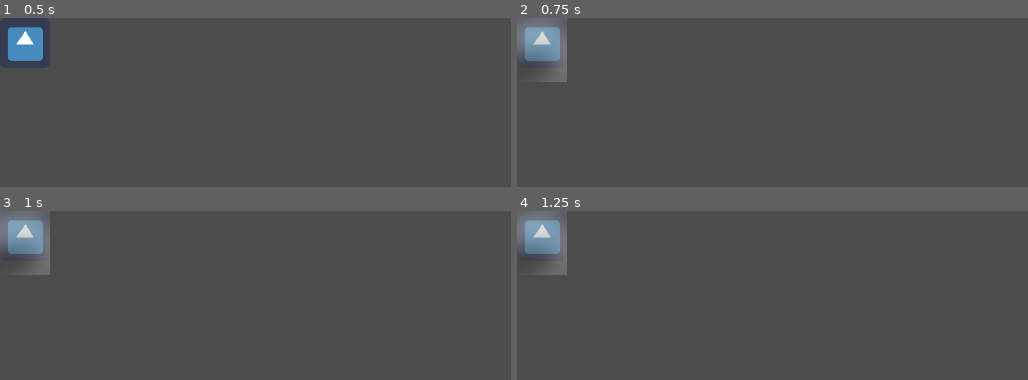
Above: before the commit, frames 1-4 (two rows, left to right).
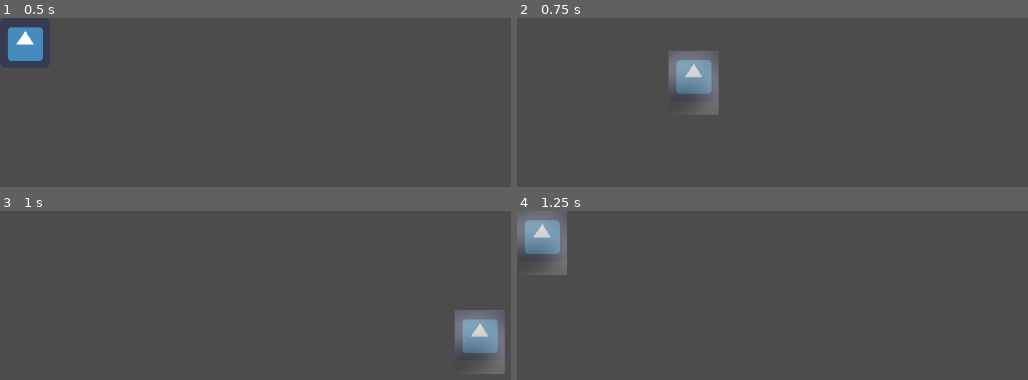
Above: after the commit, the same moments.

Repository: Koumarin/file-manager
Game: Godot game, scene res://scn/icon.tscn
The game is run twice, just before and just after one commit, with the same random seed, the same clock (stepped at 60 frames per second) and the same inputs. This scene is started directly instead of the project's main scene. The engine's default icon, where the game draws it, is replaced by a stand-in: a white triangle on a blue panel in a dark square.
Inputs (mouse positions are in pixels of both pictures, inside the frame that each line leads up to):
- Up to frame 1 (0.5 s): no input
- Up to frame 2 (0.75 s): tap Enter at 0.5 s; drag from (542, 50) to (997, 149) at 0.52 s
- Up to frame 3 (1 s): no input
- Up to frame 4 (1.25 s): no input

Frame 1 is identical in both runs. In frame 2, 5.5% of the frame differs, in the area x 0-40%, y 0-57%; in frame 3, 5.5%, in the area x 0-99%, y 0-97%; in frame 4, nothing differs.

Commit message:
add icon dragging

Diff:
--- a/scn/icon.tscn
+++ b/scn/icon.tscn
@@ -10,12 +10,18 @@
 
 var is_directory: bool = false
 
-var file_path := ''
+var _dragging := false
+var _selected := false
 
-var _selected := false
+var _last_mouse_pos: Vector2
+var _origin_pos:     Vector2
 
 onready var label     := $Label
 onready var selection := $SelectionSprite
+
+func _ready() -> void:
+	yield(get_tree(), 'idle_frame')
+	_origin_pos = rect_position
 
 func set_file_path(path: String) -> void:
 	## If our scene tree is not fully set up we wait
@@ -33,13 +39,22 @@
 	selection.visible = false
 
 func _gui_input(event: InputEvent) -> void:
+	var mouse_pos := get_global_mouse_position()
 	if event is InputEventMouseButton:
 		if event.doubleclick:
 			emit_signal('opened', self)
 		elif not _selected and event.is_action_pressed('activate'):
+			_last_mouse_pos   = mouse_pos
+			_dragging         = true
 			_selected         = true
 			selection.visible = true
 			emit_signal('selected', self)
+		elif event.is_action_released('activate'):
+			_dragging     = false
+			rect_position = _origin_pos
+	elif event is InputEventMouseMotion and _dragging:
+		rect_position  += mouse_pos - _last_mouse_pos
+		_last_mouse_pos = mouse_pos
 "
 
 [sub_resource type="OpenSimplexNoise" id=2]
